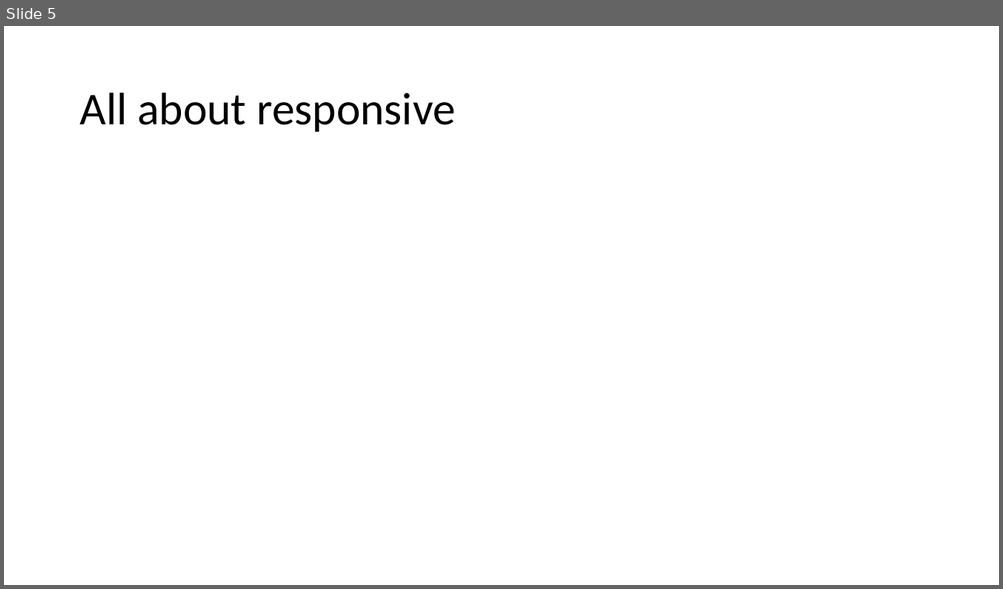
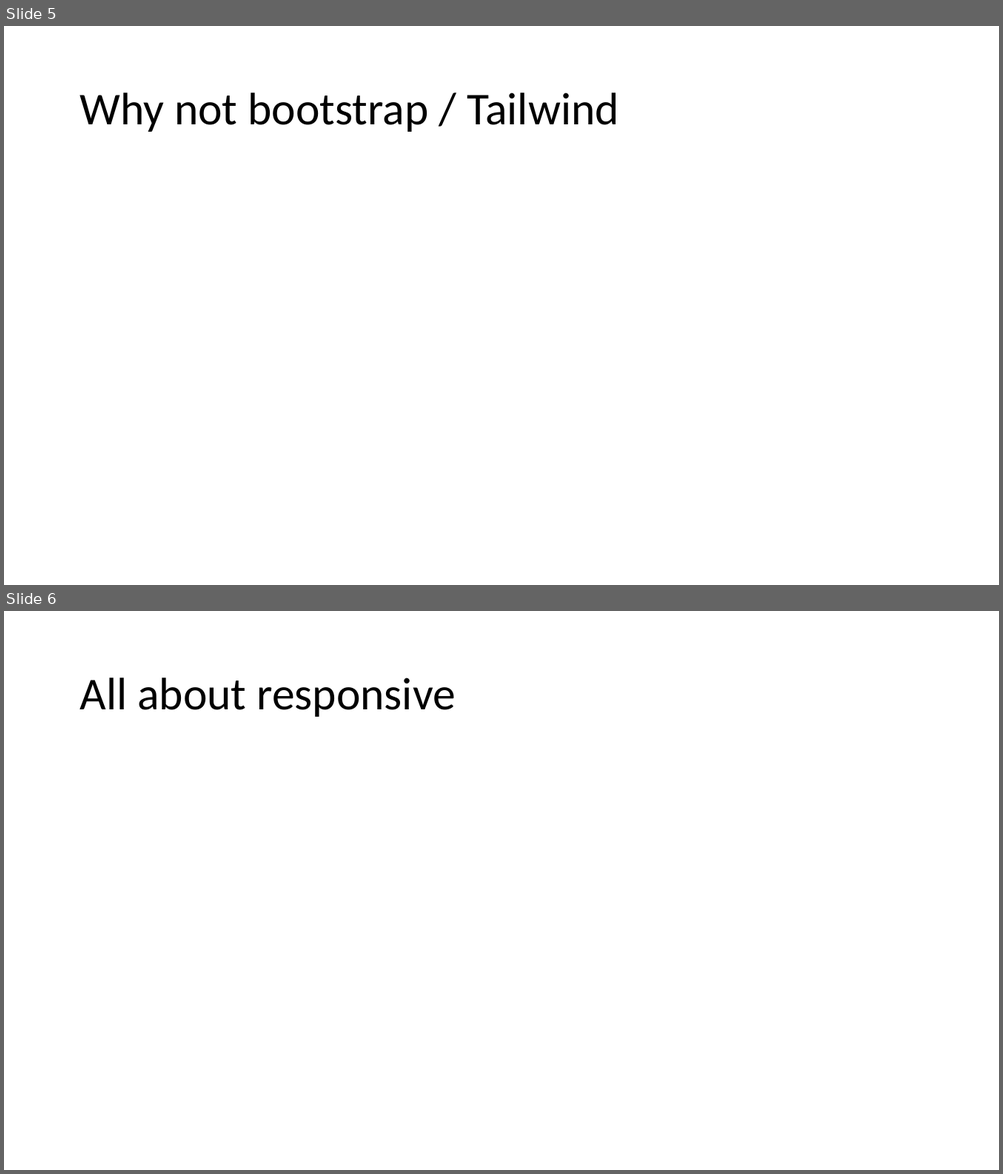
Before and after one commit to llkk87/frond-end-project, a slide deck: present-docs/project-presentation.pptx. Shown one above the other, each under a label of ours: slide 5 before the commit, slides 5 and 6 after it. The pictures are 1003x589 and 1003x1174 pixels, drawn with LibreOffice and Linux fonts; fonts in the diff are those of the drawing. Boxes give left, top, right and bottom in pixels: in the first picture for what was removed or moved away, otherwise in the second. Text is boxed around its words. In the diff, an @@ line names an element or a change of style, - is before the commit and + after.

```diff
--- a/present-docs/project-presentation.pptx
+++ b/present-docs/project-presentation.pptx
@@ slide 5 added at [4,26,999,585], background #FFFFFF @@
@@ title added at [79,93,619,132], 44 pt, text #000000 @@
+Why not bootstrap / Tailwind
@@ what was slide 5 is now slide 6 @@
```
